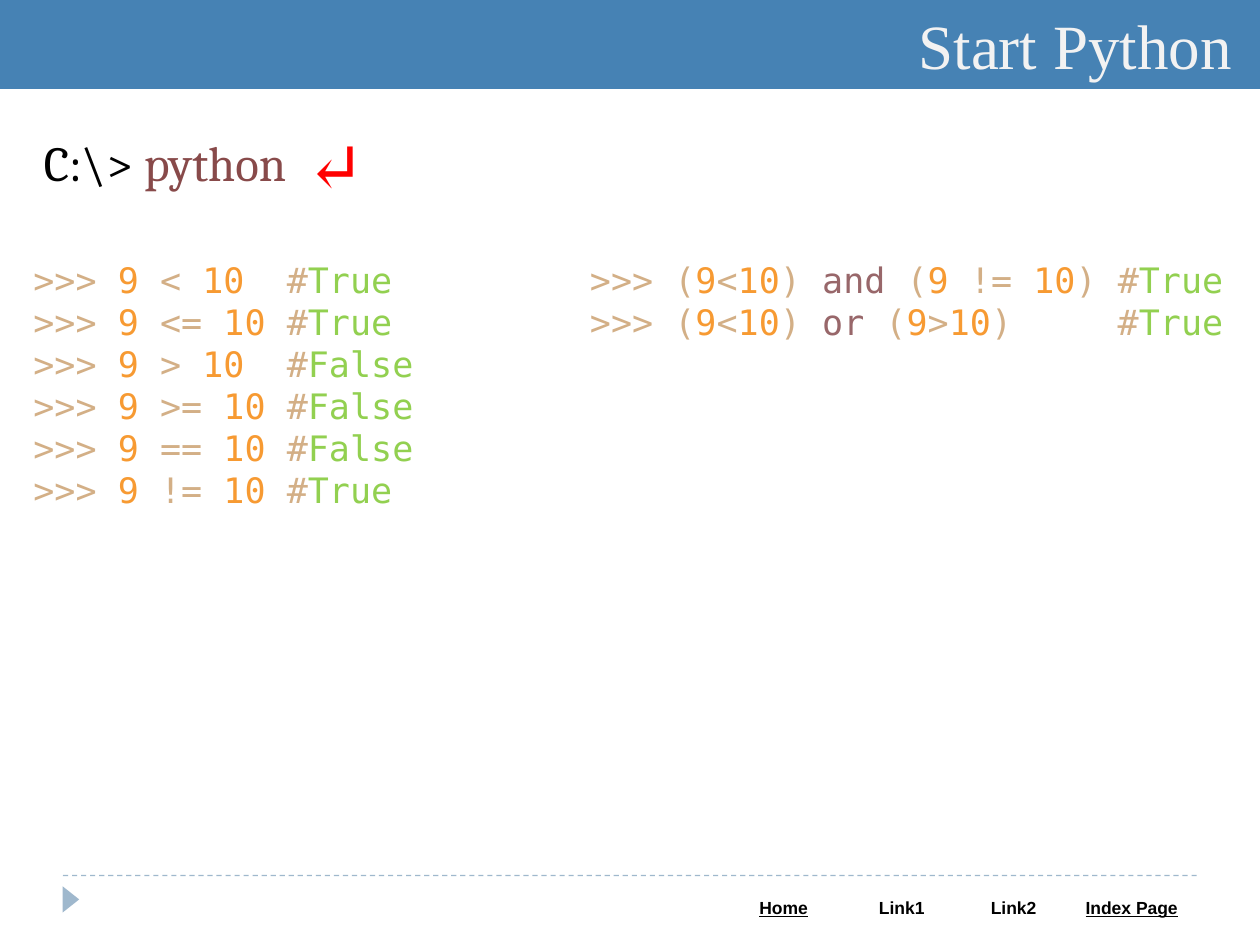
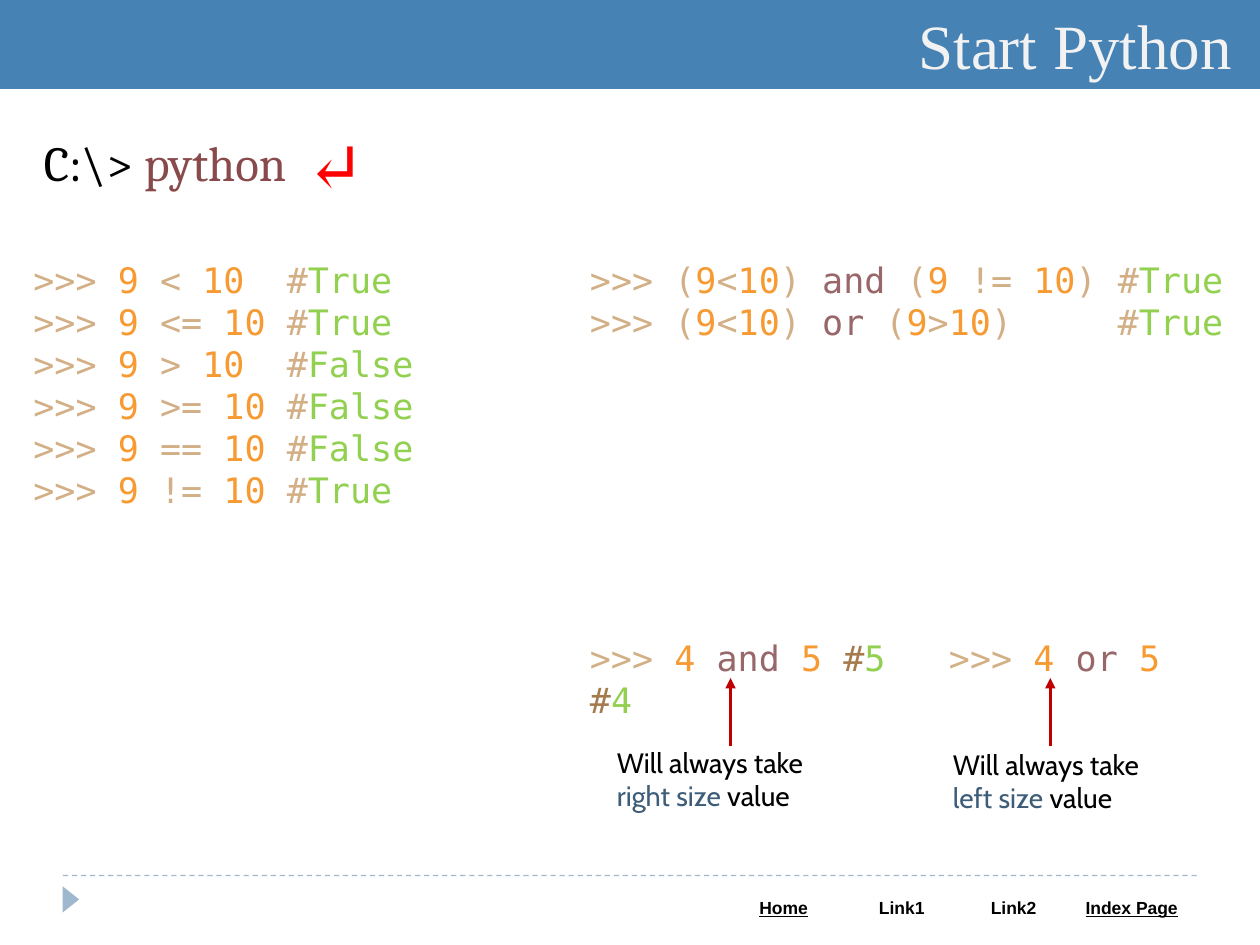
Before and after one commit to Saleel-Bagde-drive/Python-and-Web-PPTs, a slide deck: slide 4 of Python.pptx. Drawn at 1260x945 pixels with LibreOffice and Linux fonts; fonts in the diff are those of the drawing. Boxes give left, top, right and bottom in pixels: in the first picture for what was removed or moved away, otherwise in the second. Text is boxed around its words. In the diff, an @@ line names an element or a change of style, - is before the commit and + after.

```diff
--- a/Python.pptx
+++ b/Python.pptx
@@ group added at box(617, 644, 1160, 813): 3 texts, 2 arrows @@
+>>> 4 and 5 #5 >>> 4 or 5 #4
+Will always take right size value
+Will always take left size value
```
Also in this commit, not shown: 12 other slides changed, 9 slides added, 2 slides removed, 1 other file.
